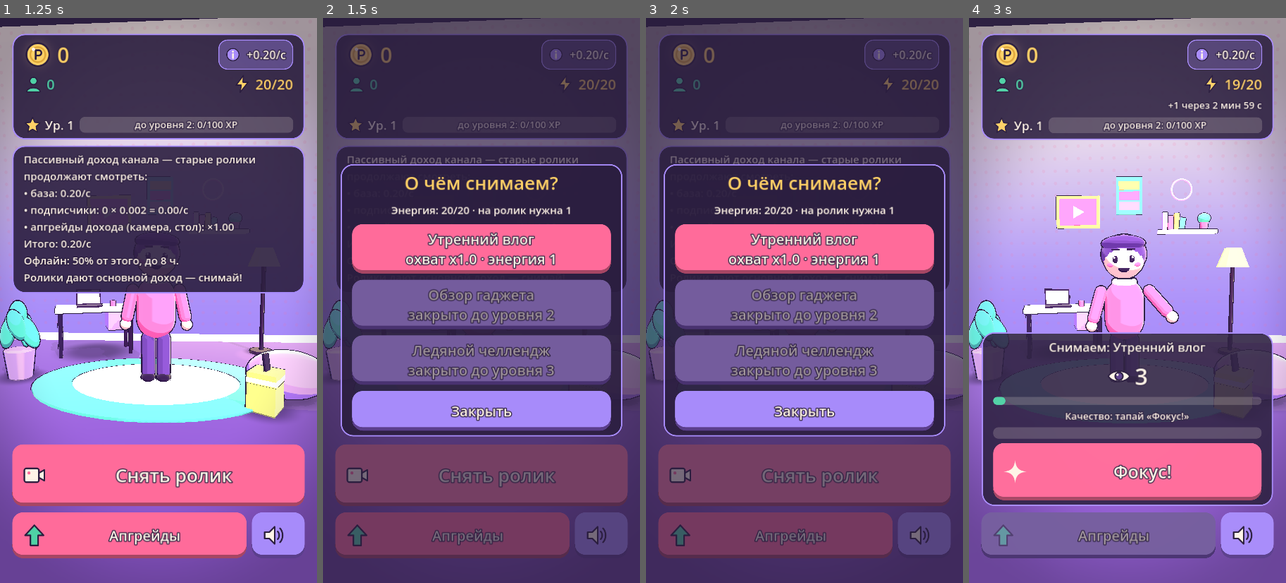
Above: before the commit, frames 1-4 (left to right).
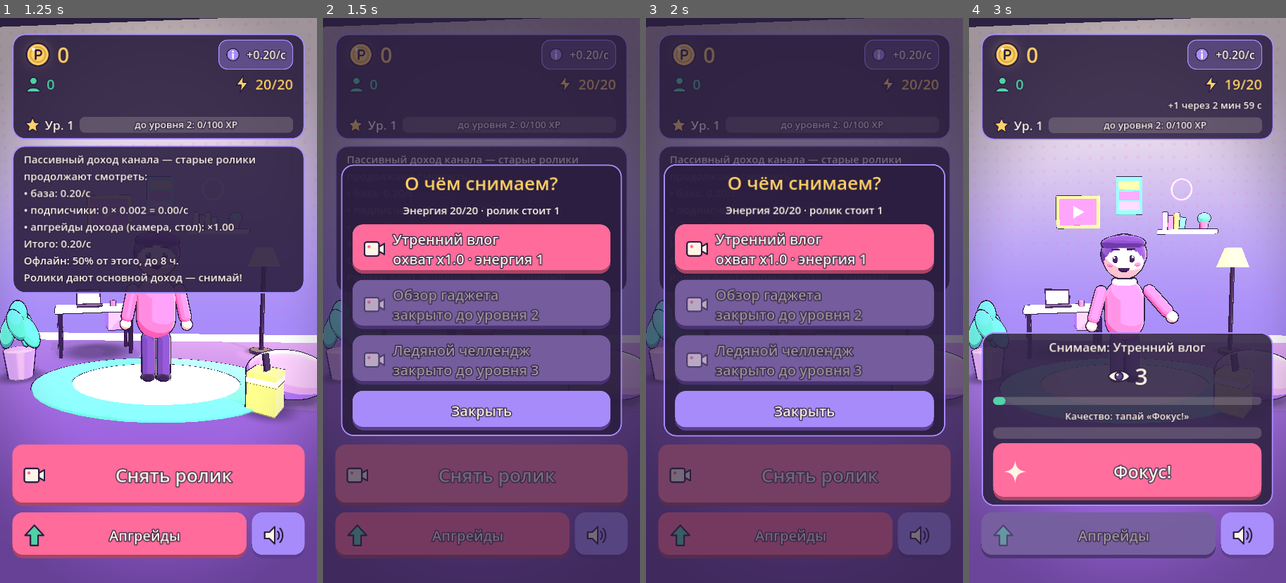
Above: after the commit, the same moments.

Repository: mcvadi777-code/clipstar
Game: Godot game, scene res://scenes/main.tscn
The game is run twice, just before and just after one commit, with the same random seed, the same clock (stepped at 60 frames per second) and the same inputs.
Inputs:
- Up to frame 1 (1.25 s): click "+0.20/с" at 0.5 s
- Up to frame 2 (1.5 s): click "Снять ролик" at 1.25 s
- Up to frame 3 (2 s): no input
- Up to frame 4 (3 s): click "Апгрейды" at 2 s; click "Утренний влог охват x1.0 · эн…" at 2.75 s

Frame 1 is identical in both runs. In frame 2, 6.8% of the frame differs, in the area x 5-95%, y 25-75%; in frame 3, 5.3%; in frame 4, nothing differs.
Error in both runs: Invalid access to property or key 'pressed' on a base object of type 'null instance'. (res://scripts/ui/upgrade_panel.gd:20)

Commit message:
step3: scripts/ui/topic_select.gd

Diff:
--- a/scripts/ui/topic_select.gd
+++ b/scripts/ui/topic_select.gd
@@ -7,6 +7,8 @@
 
 const Formulas := preload("res://scripts/gameplay/formulas.gd")
 const GameData := preload("res://scripts/data/game_data.gd")
+const UiFx := preload("res://scripts/fx/ui_fx.gd")
+const ICON_FILM: Texture2D = preload("res://assets/icons/film.svg")
 
 @onready var _list: VBoxContainer = %TopicList
 @onready var _energy_label: Label = %TopicEnergyLabel
@@ -18,6 +20,7 @@
 func _ready() -> void:
 	visible = false
 	_close_button.pressed.connect(close)
+	UiFx.apply_press_feedback(self)
 	_refresh_timer = Timer.new()
 	_refresh_timer.wait_time = 1.0
 	_refresh_timer.timeout.connect(_rebuild)
@@ -27,6 +30,7 @@
 func open() -> void:
 	_rebuild()
 	visible = true
+	UiFx.pop($Center/Panel as Control, 1.04)
 	_refresh_timer.start()
 
 
@@ -40,11 +44,14 @@
 	for child: Node in _list.get_children():
 		_list.remove_child(child)
 		child.queue_free()
-	_energy_label.text = "Энергия: %d/%d · на ролик нужна 1" % [Economy.energy, Economy.energy_max()]
+	_energy_label.text = "Энергия %d/%d · ролик стоит 1" % [Economy.energy, Economy.energy_max()]
 	for topic: Dictionary in GameData.topics():
 		var topic_id: String = str(topic["id"])
 		var button: Button = Button.new()
-		button.custom_minimum_size = Vector2(0, 96)
+		button.custom_minimum_size = Vector2(0, 110)
+		button.icon = ICON_FILM
+		button.expand_icon = false
+		button.alignment = HORIZONTAL_ALIGNMENT_LEFT
 		button.size_flags_horizontal = Control.SIZE_EXPAND_FILL
 		var info: String = "%s\nохват x%.1f · энергия %d" % [str(topic["name"]), float(topic["reach_power"]), int(topic["energy_cost"])]
 		var cooldown: int = Progress.topic_cooldown_left(topic_id)
@@ -56,6 +63,7 @@
 			button.disabled = true
 		button.text = info
 		button.pressed.connect(_on_topic_pressed.bind(topic_id))
+		UiFx.add_press_feedback(button)
 		_list.add_child(button)
 
 
